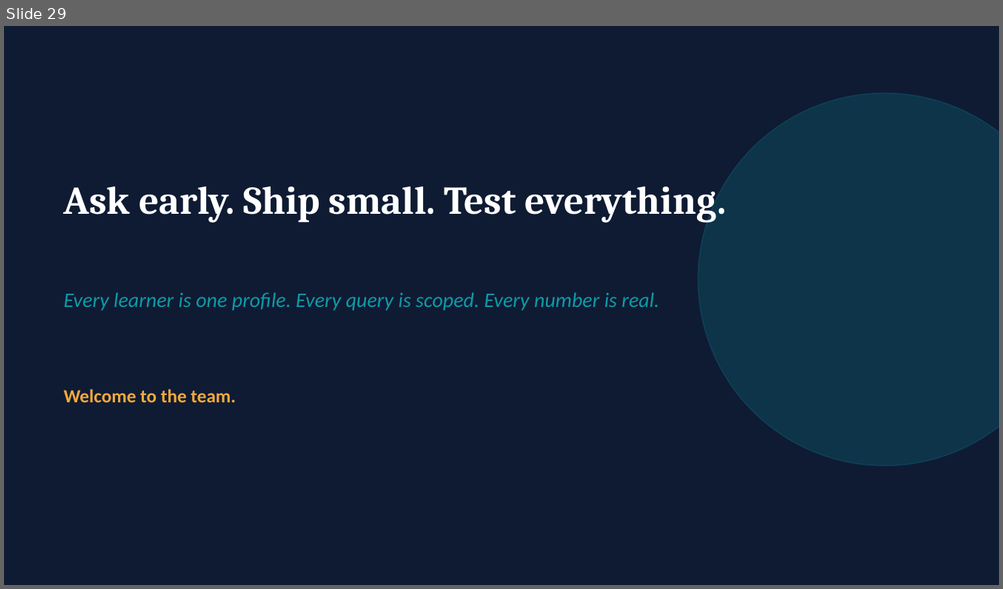
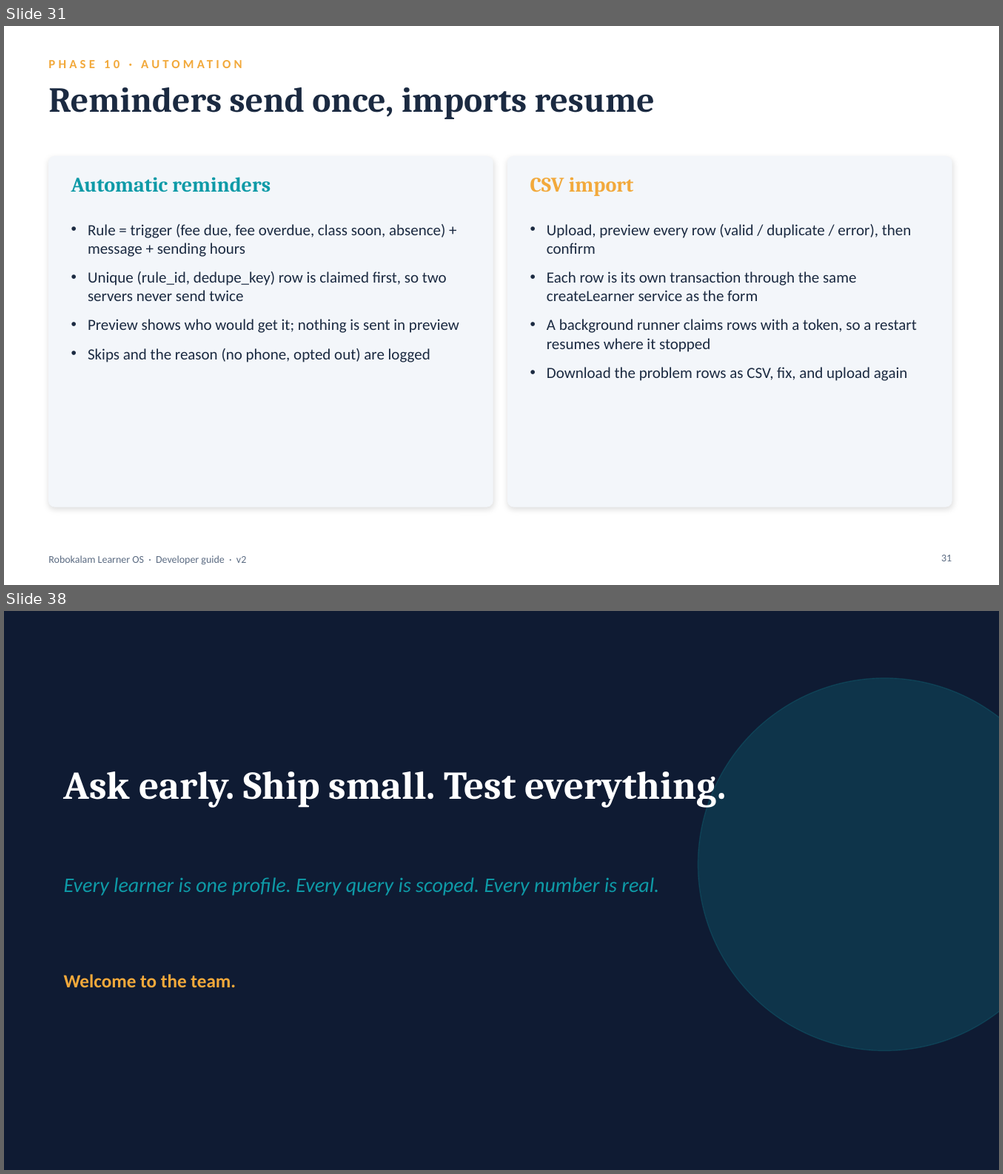
Before and after one commit to abhinayame/robokalamOS, a slide deck: docs/Robokalam-Learner-OS-Developer-Guide.pptx. Shown one above the other, each under a label of ours: slide 29 before the commit, slides 31 and 38 after it; the slides between them are not shown. The pictures are 1003x589 and 1003x1174 pixels, drawn with LibreOffice and Linux fonts; fonts in the diff are those of the drawing. Boxes give left, top, right and bottom in pixels: in the first picture for what was removed or moved away, otherwise in the second. Text is boxed around its words. In the diff, an @@ line names an element or a change of style, - is before the commit and + after.

```diff
--- a/docs/Robokalam-Learner-OS-Developer-Guide.pptx
+++ b/docs/Robokalam-Learner-OS-Developer-Guide.pptx
@@ slide 31 added at [4, 26, 999, 585], background #FFFFFF @@
@@ text added at [48, 52, 720, 75], 12 pt, text #F2A93B, bold @@
+PHASE 10 · AUTOMATION
@@ text added at [48, 87, 654, 119], 34 pt, text #1B2A41, bold @@
+Reminders send once, imports resume
@@ rounded rectangle added at [48, 156, 492, 507], fill #F3F6FA, outline #F3F6FA 0.75 pt @@
@@ rounded rectangle added at [508, 156, 951, 507], fill #F3F6FA, outline #F3F6FA 0.75 pt @@
@@ text added at [71, 177, 270, 192], 20 pt, text #0E9AA7, bold @@
+Automatic reminders
@@ text added at [530, 177, 633, 196], 20 pt, text #F2A93B, bold @@
+CSV import
@@ text added at [88, 224, 459, 363], 15 pt, text #1B2A41 @@
+• Rule = trigger (fee due, fee overdue, class soon, absence) + message + sending hours
+• Unique (rule_id, dedupe_key) row is claimed first, so two servers never send twice
+• Preview shows who would get it; nothing is sent in preview
+• Skips and the reason (no phone, opted out) are logged
@@ text added at [546, 224, 916, 381], 15 pt, text #1B2A41 @@
+• Upload, preview every row (valid / duplicate / error), then confirm
+• Each row is its own transaction through the same createLearner service as the form
+• A background runner claims rows with a token, so a restart resumes where it stopped
+• Download the problem rows as CSV, fix, and upload again
@@ text added at [48, 556, 246, 565], 10 pt, text #5B6B82 @@
+Robokalam Learner OS · Developer guide · v2
@@ page number added at [941, 555, 951, 562], 10 pt, text #5B6B82 @@
+31
@@ what was slide 29 is now slide 38 @@
```
Also in this commit, not shown: 28 slides changed, 8 other slides added, 4 other files.
